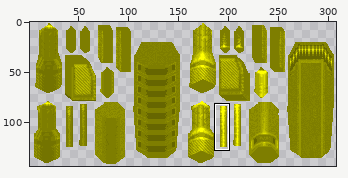
Edited in one commit: sprite sheet (qw/textures/models/g_light_0.png). Above, an overview of the earlier version with the close-up marked.
Close-up. Before the commit:
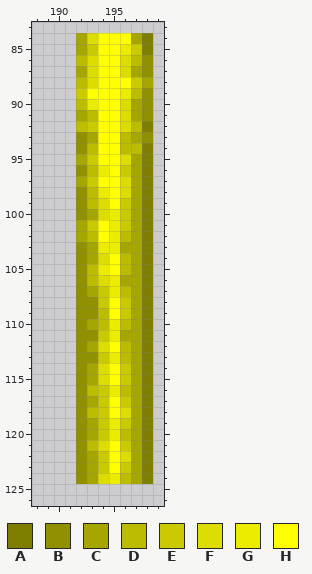
The file is 308x144 pixels. Colours within 5 levels of each other are drawn and written as one. Shown: x 188..199, y 83..126. The wide view leaves out empty margins. The commit also changed other parts of the picture, which this record leaves out.
Palette (. is transparent): A #7e7e00  B #909000  C #a6a600  D #bcbc00  E #caca00  F #dddd00  G #ecec00  H #ffff00
The result:
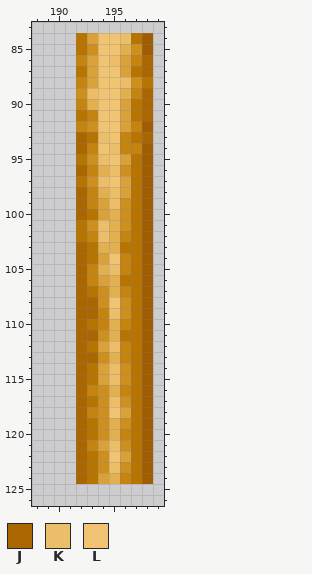
Colours new in this view: J #aa6600  K #edbe69  L #f0c472
What changed:
@@ palette @@
-A #7e7e00
+A #a05c00
-C #a6a600
+C #b77400
-D #bcbc00
+D #c4840f
-E #caca00
+E #cd901f
-F #dddd00
+F #d9a139
-G #ecec00
+G #e3b051
@@ x 188..199 @@
  83 ............
- 84 ....CFHHHCA.
- 85 ....CEHHGEA.
- 86 ....DFHHFDB.
- 87 ....CFHHFCB.
- 88 ....DFHHHEC.
- 89 ....EHHHGDB.
- 90 ....DGHHFCB.
- 91 ....CDHHFCB.
- 92 ....DEHHFDA.
- 93 ....BCHHDCB.
- 94 ....BDHHDDA.
- 95 ....CEHHFCA.
- 96 ....BDGHECA.
- 97 ....CEHHFCA.
- 98 ....BDGHFCA.
- 99 ....BDFHECA.
-100 ....BCFGECA.
-101 ....CEHGECA.
-102 ....CDHGDCA.
-103 ....BCGGCCA.
-104 ....BCFHDCA.
-105 ....BDGHDCA.
-106 ....BDFGCCA.
-107 ....BCEGDCA.
-108 ....BBEHECA.
-109 ....BBDHECA.
-110 ....BCDGDCA.
-111 ....BBEGCCA.
-112 ....BCFHDCA.
-113 ....BBEGDCA.
-114 ....BCFHECA.
-115 ....BCFHECA.
-116 ....BDEGDCA.
-117 ....BCEHECA.
-118 ....BDEHFCA.
-119 ....BCEGECA.
-120 ....BCEGDCA.
-121 ....BDFHECA.
-122 ....BCEHFCA.
-123 ....BCEHECA.
-124 ....BCFGDCA.
+ 84 ....CFLLKCA.
+ 85 ....CELLGEA.
+ 86 ....DFLKFDJ.
+ 87 ....CFLLFCJ.
+ 88 ....DFLLKEC.
+ 89 ....EKLLGDJ.
+ 90 ....DGLLFCJ.
+ 91 ....CDLLFCJ.
+ 92 ....DELLFDA.
+ 93 ....JCKLDCJ.
+ 94 ....JDLKDDA.
+ 95 ....CEKLFCA.
+ 96 ....JDGKECA.
+ 97 ....CEKLFCA.
+ 98 ....JDGKFCA.
+ 99 ....JDFKECA.
+100 ....JCFGECA.
+101 ....CEKGECA.
+102 ....CDKGDCA.
+103 ....JCGGCCA.
+104 ....JCFLDCA.
+105 ....JDGKDCA.
+106 ....JDFGCCA.
+107 ....JCEGDCA.
+108 ....JJELECA.
+109 ....JJDKECA.
+110 ....JCDGDCA.
+111 ....JJEGCCA.
+112 ....JCFKDCA.
+113 ....JJEGDCA.
+114 ....JCFKECA.
+115 ....JCFKECA.
+116 ....JDEGDCA.
+117 ....JCEKECA.
+118 ....JDELFCA.
+119 ....JCEGECA.
+120 ....JCEGDCA.
+121 ....JDFKECA.
+122 ....JCELFCA.
+123 ....JCEKECA.
+124 ....JCFGDCA.
 125 ............
Pixel boxes of the changes (left, top, right, bottom) in both close-ups:
changed: (76, 33, 153, 484)
